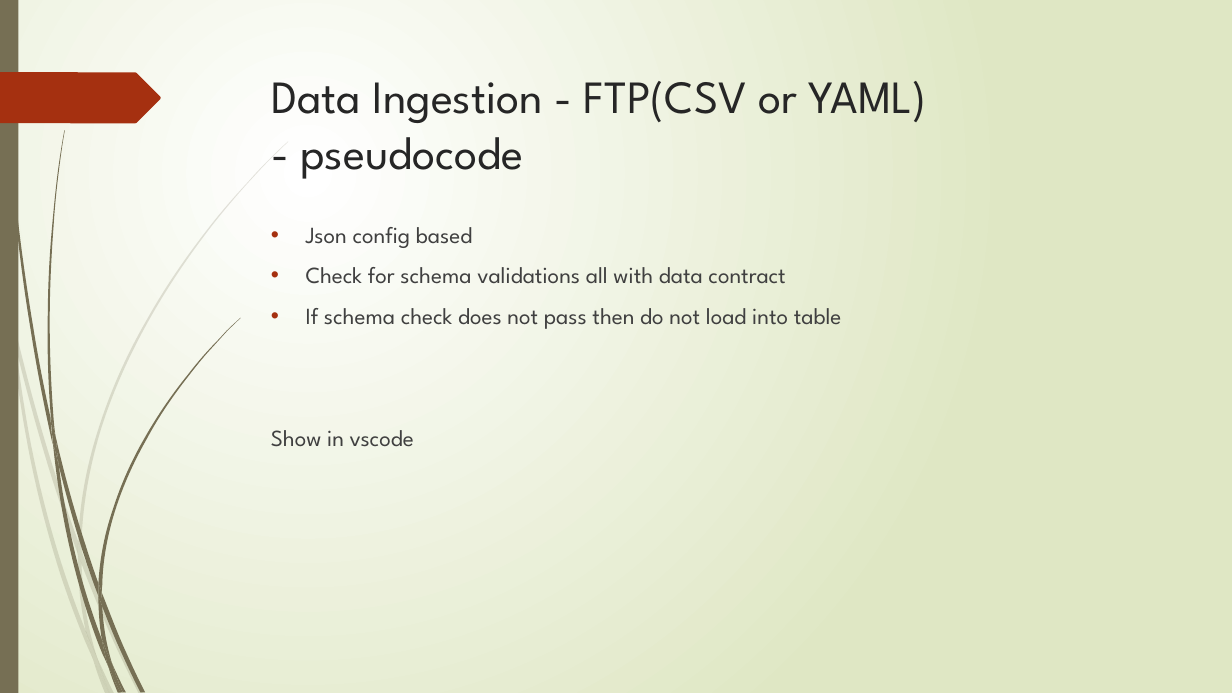
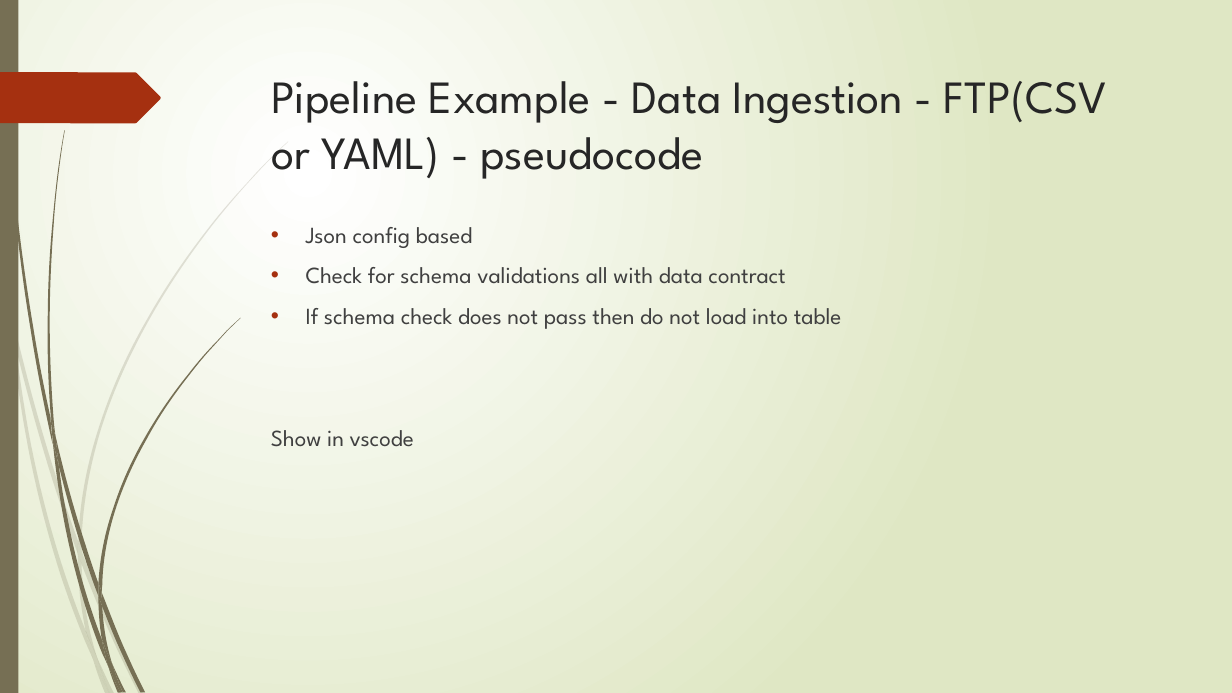
Before and after one commit to gabrielchanyk/food_insights_data_engineering, a slide deck: slide 25 of InsightEats Case Study.pptx. Drawn at 1232x693 pixels with LibreOffice and Linux fonts; fonts in the diff are those of the drawing. Boxes give left, top, right and bottom in pixels: in the first picture for what was removed or moved away, otherwise in the second. Text is boxed around its words. In the diff, an @@ line names an element or a change of style, - is before the commit and + after.

```diff
--- a/InsightEats Case Study.pptx
+++ b/InsightEats Case Study.pptx
@@ title at [271,81,1107,179]: text changed @@
-Data Ingestion - FTP(CSV or YAML)
-- pseudocode
+Pipeline Example - Data Ingestion - FTP(CSV or YAML) - pseudocode
```
Also in this commit, not shown: 12 other slides changed, 1 slide added.
